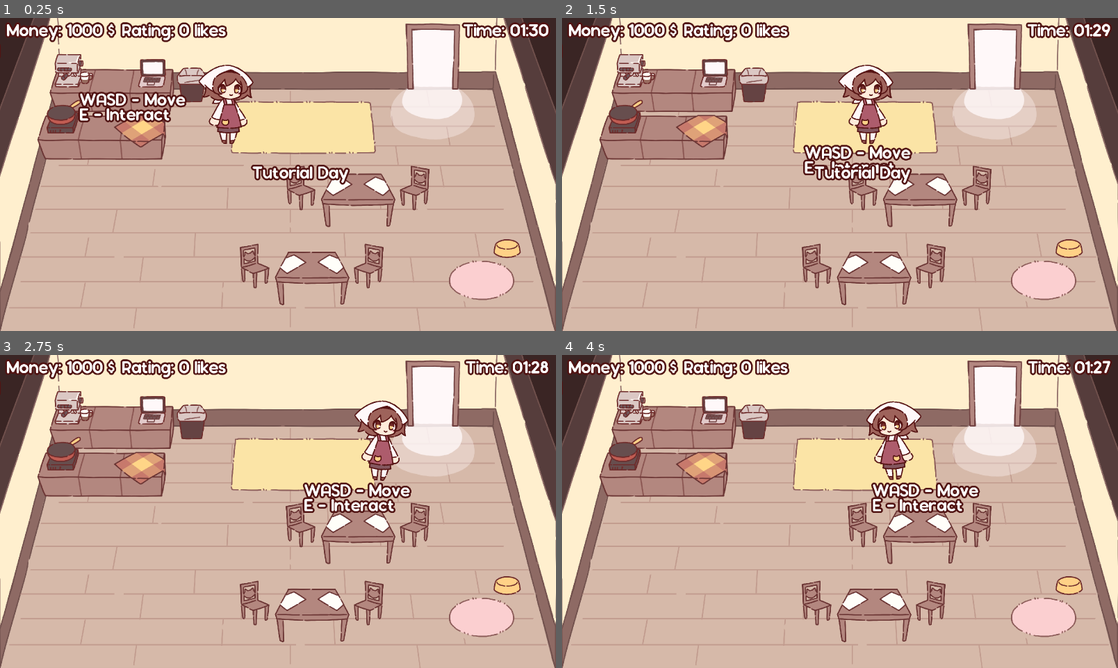
Above: before the commit, frames 1-4 (two rows, left to right).
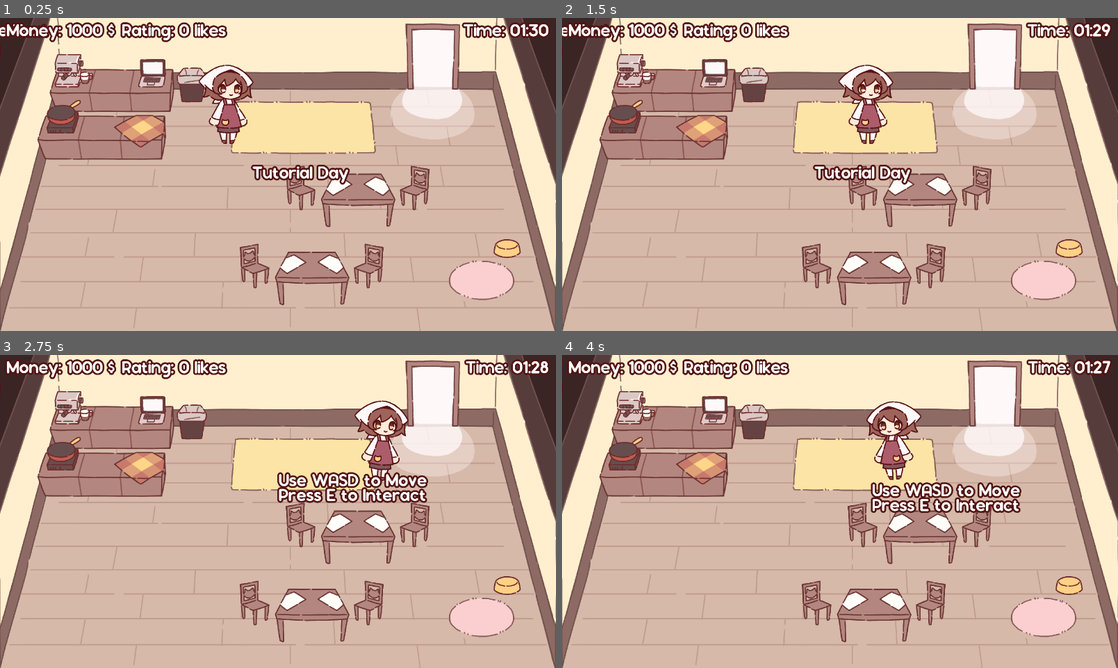
Above: after the commit, the same moments.

Repository: NuTrynity/Little-Cat-Cafe
Game: Godot game, scene res://tutorial.tscn
Same seed, same stepped clock (60 frames per second), same inputs: the game is played once before the commit and once after it. This scene is started directly instead of the project's main scene.
Inputs (mouse positions are in pixels of both pictures, inside the frame that each line leads up to):
- Up to frame 1 (0.25 s): no input
- Up to frame 2 (1.5 s): move the mouse to (962, 158) at 0.52 s; hold Right (move_right) 0.53-1.25 s; hold E (interact) 0.53-1.25 s; click (962, 158) at 0.67 s; drag from (728, 190) to (995, 89) at 1.27 s
- Up to frame 3 (2.75 s): move the mouse to (333, 442) at 2.02 s; hold Right (move_right) from 2.03 s (still down); hold E (interact) from 2.03 s (still down)
- Up to frame 4 (4 s): release Right (move_right) at 2.75 s; release E (interact) at 2.75 s; drag from (812, 574) to (712, 426) at 2.77 s; tap E (interact) at 3.5 s; move the mouse to (1006, 558) at 3.52 s; hold A (move_left) from 3.53 s (still down); hold E (interact) from 3.53 s (still down)

The runs differ from the first frame. In frame 1, 1.3% of the frame differs, in the area x 0-91%, y 2-34%; in frame 2, 1.1%; in frame 3, 2.5%, in the area x 21-92%, y 2-51%; in frame 4, 1.9%.

Commit message:
added extra steps to tutorial

Diff:
--- a/Nodes/UI/shop_items.tscn
+++ b/Nodes/UI/shop_items.tscn
@@ -1,5 +1,6 @@
-[gd_scene load_steps=15 format=3 uid="uid://dxpgnxk6kur4k"]
+[gd_scene load_steps=16 format=3 uid="uid://dxpgnxk6kur4k"]
 
+[ext_resource type="Script" path="res://Scripts/UIScripts/shop_items.gd" id="1_6e2gm"]
 [ext_resource type="PackedScene" uid="uid://ck8um6b5n0atu" path="res://Nodes/UI/shop_item.tscn" id="1_xp4mu"]
 [ext_resource type="Script" path="res://Scripts/UIScripts/cat_item.gd" id="2_mevir"]
 [ext_resource type="Texture2D" uid="uid://cv7dc2j5y7gup" path="res://Sprites/cat_sprites/cat1_interact.png" id="3_vw7wd"]
@@ -22,6 +23,7 @@
 theme_override_constants/h_separation = 64
 theme_override_constants/v_separation = 24
 columns = 3
+script = ExtResource("1_6e2gm")
 
 [node name="cat1" parent="." instance=ExtResource("1_xp4mu")]
 layout_mode = 2
@@ -105,3 +107,13 @@
 item_name = "Terminal"
 item_price = 5000.0
 buy_once = true
+
+[connection signal="item_bought" from="cat1" to="." method="_on_item_bought"]
+[connection signal="item_bought" from="cat2" to="." method="_on_item_bought"]
+[connection signal="item_bought" from="cat3" to="." method="_on_item_bought"]
+[connection signal="item_bought" from="cat4" to="." method="_on_item_bought"]
+[connection signal="item_bought" from="cat5" to="." method="_on_item_bought"]
+[connection signal="item_bought" from="table" to="." method="_on_item_bought"]
+[connection signal="item_bought" from="frypan" to="." method="_on_item_bought"]
+[connection signal="item_bought" from="coffeeMachine" to="." method="_on_item_bought"]
+[connection signal="item_bought" from="terminal" to="." method="_on_item_bought"]
--- a/Scripts/TutorialScripts/tutorial.gd
+++ b/Scripts/TutorialScripts/tutorial.gd
@@ -11,20 +11,46 @@
 
 	load_scene()
 
+	await get_tree().create_timer(2).timeout
 	tutorial_node.get_target($Player)
-	tutorial_node.label.text = "WASD - Move\nE - Interact"
+	tutorial_node.label.text = "Use WASD to Move\nPress E to Interact"
 
-	await get_tree().create_timer(10).timeout
+	await get_tree().create_timer(6).timeout
 	tutorial_node.get_target($KitchenCounter2)
 	tutorial_node.label.text = "Interact with\nthe Pan to Cook"
-	$KitchenCounter2/FryPan.connect("on_cooked", test)
+	$KitchenCounter2/FryPan.connect("on_cooked", _on_spawn_first_customer)
 
-func test():
-	tutorial_node.get_target($Door.spawn_customer())
+
+func _on_spawn_first_customer():
+	await get_tree().create_timer(1).timeout
+	var customer = $Door.spawn_customer()
+	customer.connect("leaving", _on_customer_leaving)
+
+	tutorial_node.get_target(customer)
 	tutorial_node.label.text = "Oh a customer!\nI wonder what\nthey want!"
-	await get_tree().create_timer(10).timeout
+	await get_tree().create_timer(6.8).timeout
+
+	tutorial_node.label.text = "Serve them the food you made!"
+	await get_tree().create_timer(4).timeout
+	tutorial_node.label.text = ""
+
+func _on_customer_leaving():
 	tutorial_node.get_target($KitchenCounter/Computer)
-	tutorial_node.label.text = "You can buy cats here!\nTry one!"
-	await get_tree().create_timer(10).timeout
+	tutorial_node.label.text = "You can buy cats at the PC!\nTry it!"
+	$PC/Shop/PanelContainer/VBoxContainer/ScrollContainer/ShopItems.connect("item_bought", _on_item_bought)
+
+
+func _on_item_bought():
+	tutorial_node.label.text = ""
+	await get_tree().create_timer(4).timeout
+	var customer = $Door.spawn_customer()
+	customer.connect("leaving", _on_last_customer_leaving)
+
 	tutorial_node.get_target($Player)
-	tutorial_node.label.text = "Congratz on finishing\nThe Tutorial"
+	tutorial_node.label.text = "Serve the next customer!"
+	await get_tree().create_timer(4).timeout
+	tutorial_node.label.text = ""
+
+func _on_last_customer_leaving():
+	tutorial_node.get_target($Player)
+	tutorial_node.label.text = "Congrats on finishing\nThe Tutorial!"
--- a/Scripts/TutorialScripts/tutorial_door.gd
+++ b/Scripts/TutorialScripts/tutorial_door.gd
@@ -2,4 +2,4 @@
 
 func _ready():
 	await get_tree().process_frame
-	customer_amt = 1
+	customer_amt = 2
--- a/Scripts/TutorialScripts/tutorial_node.gd
+++ b/Scripts/TutorialScripts/tutorial_node.gd
@@ -8,6 +8,8 @@
 	label.position.y += 32
 
 func _process(_delta):
+	if target == null:
+		return
 	var tween = create_tween()
 	tween.tween_property(self, "position", target.global_position, 0.6)
 
--- /dev/null
+++ b/Scripts/UIScripts/shop_items.gd
@@ -0,0 +1,7 @@
+extends GridContainer
+
+signal item_bought
+
+func _on_item_bought():
+	print("bought thing")
+	item_bought.emit()
